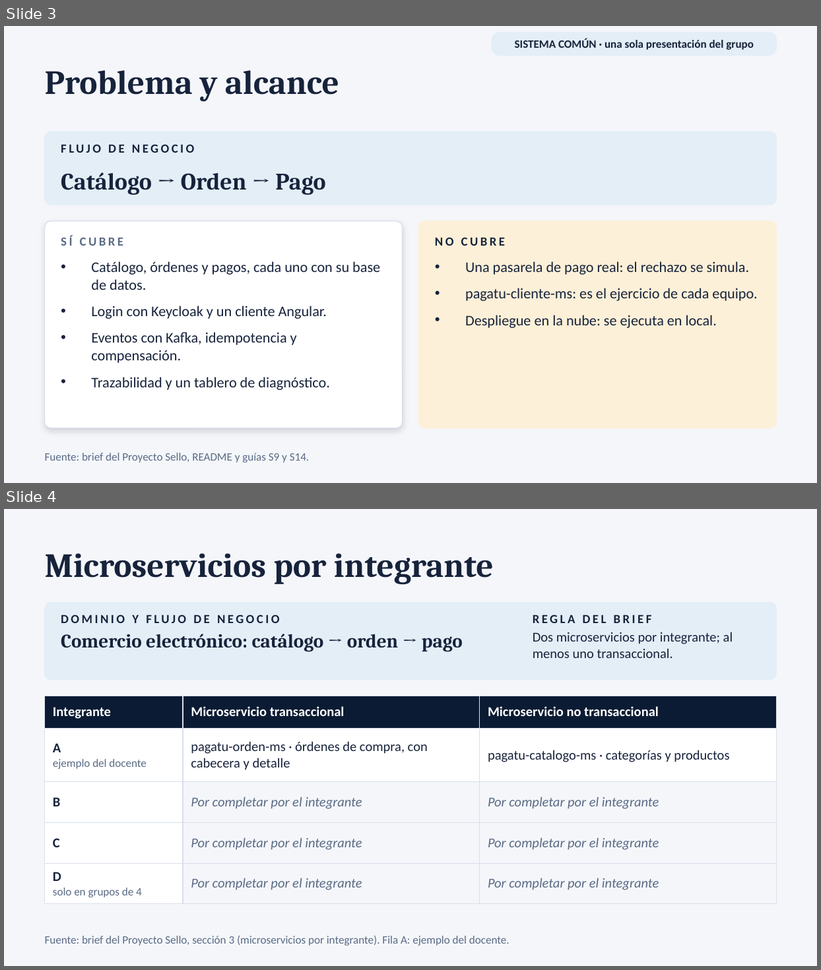
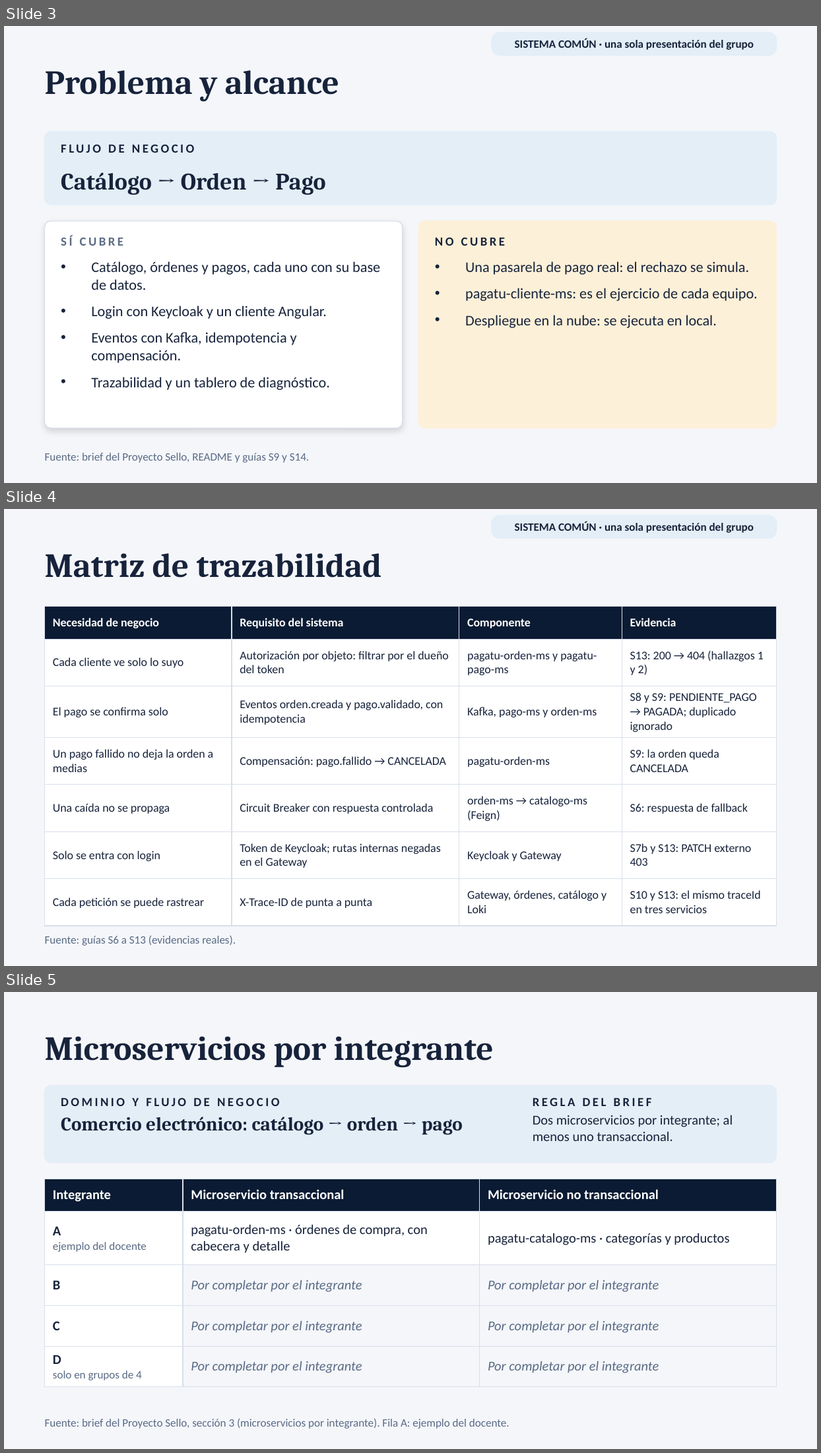
Before and after one commit to 262dist/pagatu, a slide deck: docs/presentaciones/pagatu_U3_producto_final_integrado.pptx. Shown one above the other, each under a label of ours: slides 3 and 4 before the commit, slides 3, 4 and 5 after it. The pictures are 821x970 and 821x1453 pixels, drawn with LibreOffice and Linux fonts; fonts in the diff are those of the drawing. Boxes give left, top, right and bottom in pixels: in the first picture for what was removed or moved away, otherwise in the second. Text is boxed around its words. In the diff, an @@ line names an element or a change of style, - is before the commit and + after.

```diff
--- a/docs/presentaciones/pagatu_U3_producto_final_integrado.pptx
+++ b/docs/presentaciones/pagatu_U3_producto_final_integrado.pptx
@@ slide 4 added at (4,509,817,966), background #F4F6FA @@
@@ rounded rectangle added at (492,516,776,538), fill #E3EEF7, outline #E3EEF7 1 pt @@
@@ text added at (515,522,754,533), 10 pt, text #17233B, bold @@
+SISTEMA COMÚN · una sola presentación del grupo
@@ text added at (45,553,382,578), 30 pt, text #17233B, bold @@
+Matriz de trazabilidad
@@ table added at (45,607,776,916), 7 rows, 4 columns @@
+Necesidad de negocio | Requisito del sistema | Componente | Evidencia
+Cada cliente ve solo lo suyo | Autorización por objeto: filtrar por el dueño del token | pagatu-orden-ms y pagatu-pago-ms | S13: 200 → 404 (hallazgos 1 y 2)
+El pago se confirma solo | Eventos orden.creada y pago.validado, con idempotencia | Kafka, pago-ms y orden-ms | S8 y S9: PENDIENTE_PAGO → PAGADA; duplicado ignorado
+Un pago fallido no deja la orden a medias | Compensación: pago.fallido → CANCELADA | pagatu-orden-ms | S9: la orden queda CANCELADA
+Una caída no se propaga | Circuit Breaker con respuesta controlada | orden-ms → catalogo-ms (Feign) | S6: respuesta de fallback
+Solo se entra con login | Token de Keycloak; rutas internas negadas en el Gateway | Keycloak y Gateway | S7b y S13: PATCH externo 403
+Cada petición se puede rastrear | X-Trace-ID de punta a punta | Gateway, órdenes, catálogo y Loki | S10 y S13: el mismo traceId en tres servicios
@@ text added at (45,935,236,946), 10 pt, text #5A6B85 @@
+Fuente: guías S6 a S13 (evidencias reales).
@@ what was slide 4 is now slide 5 @@
```
Also in this commit, not shown: 4 other files.
